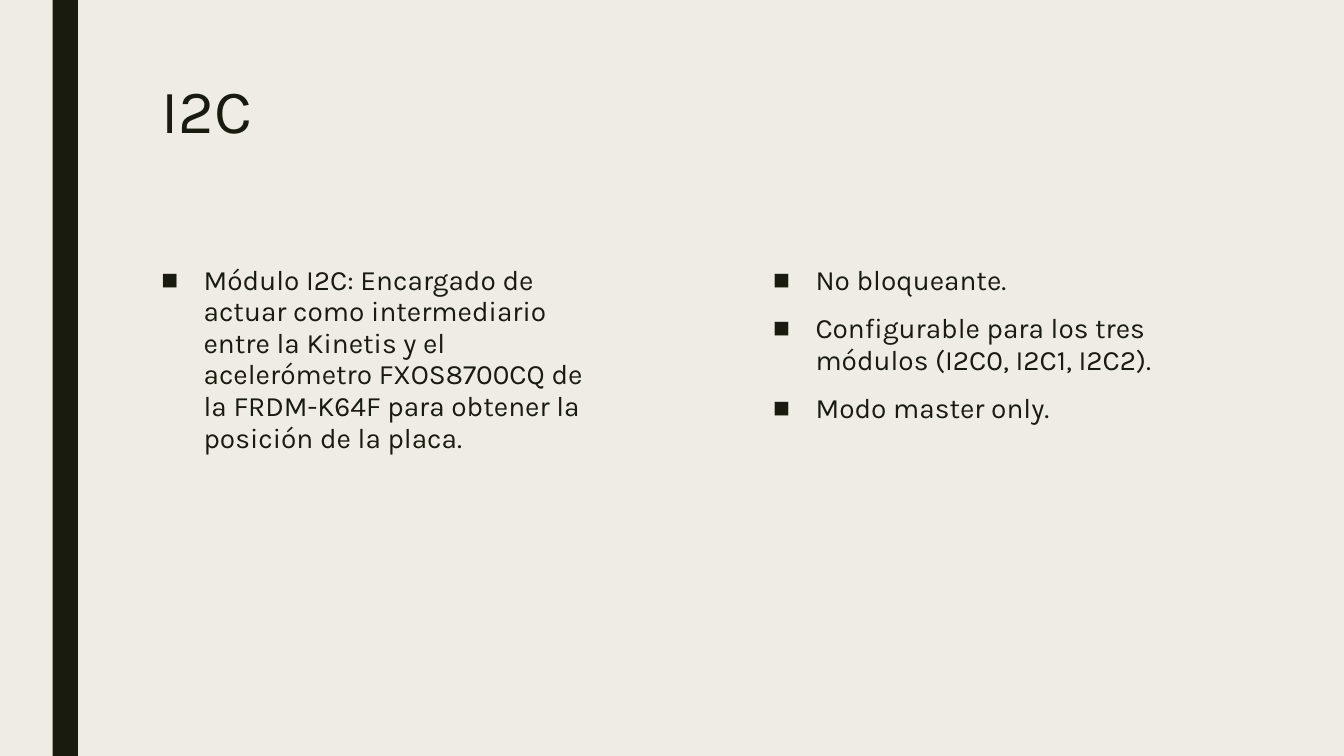
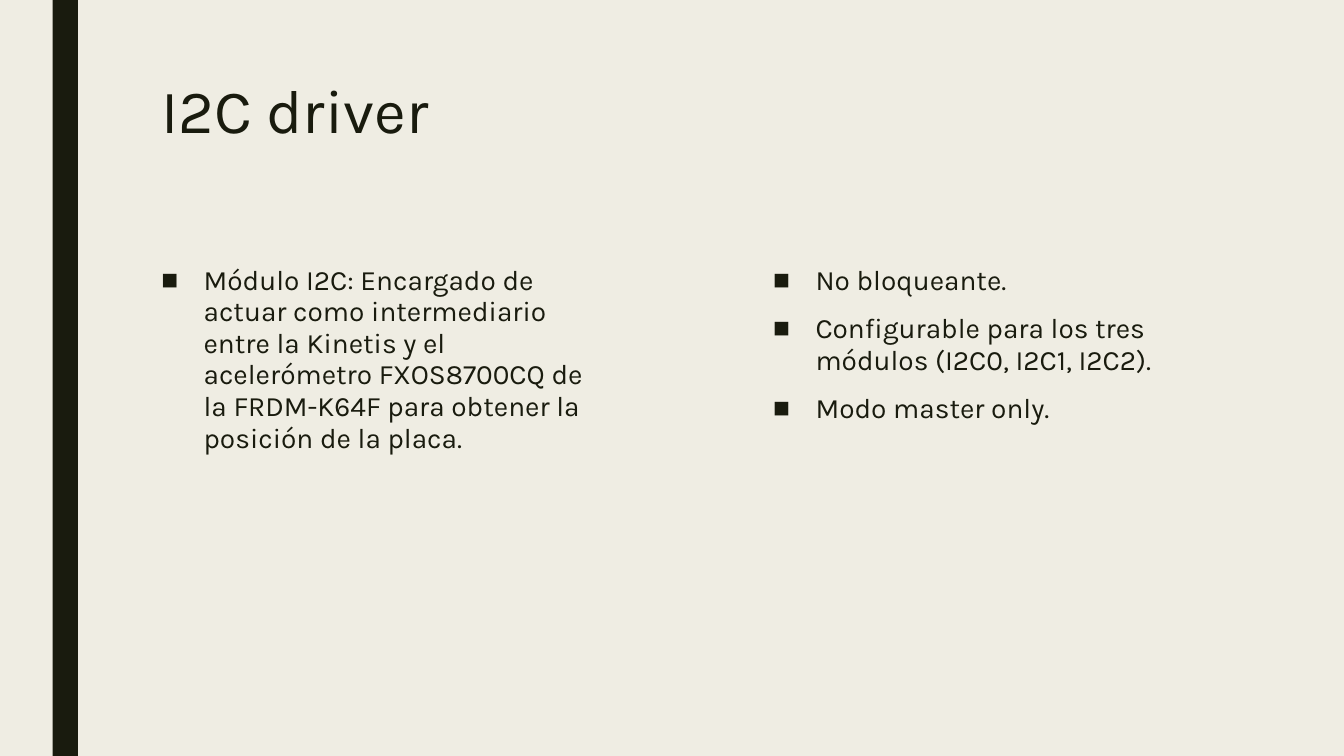
Before and after one commit to mlarroque/TP2-LABmicros, a slide deck: slide 7 of PPT/Comunicación serie.pptx. Drawn at 1344x756 pixels with LibreOffice and Linux fonts; fonts in the diff are those of the drawing. Boxes give left, top, right and bottom in pixels: in the first picture for what was removed or moved away, otherwise in the second. Text is boxed around its words. In the diff, an @@ line names an element or a change of style, - is before the commit and + after.

Commit message:
ppt update

```diff
--- a/PPT/Comunicación serie.pptx
+++ b/PPT/Comunicación serie.pptx
@@ title at <box>161,90,429,134</box>: text changed @@
-I2C
+I2C driver
```
Also in this commit, not shown: 1 other slide changed, 3 slides added, 2 other files.
